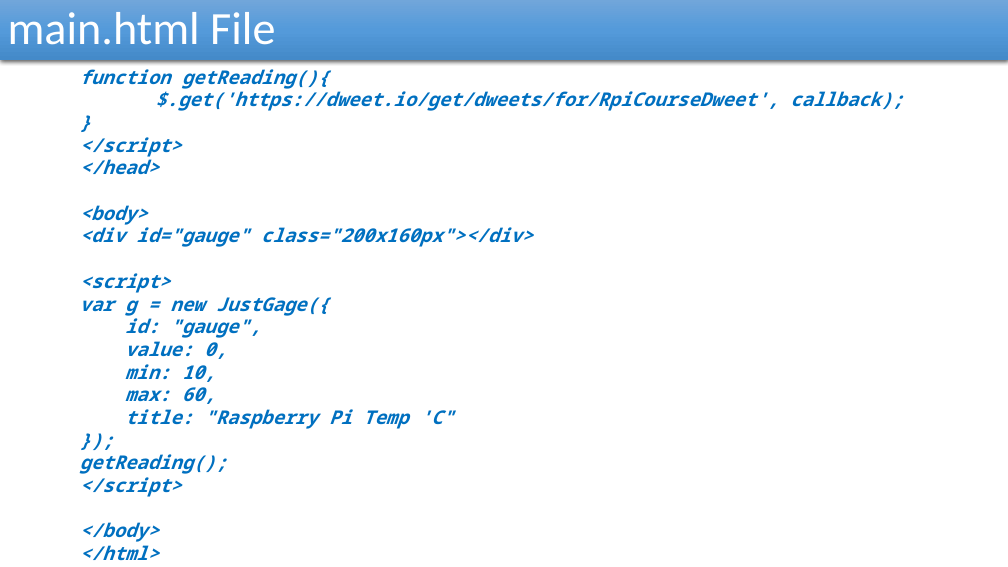
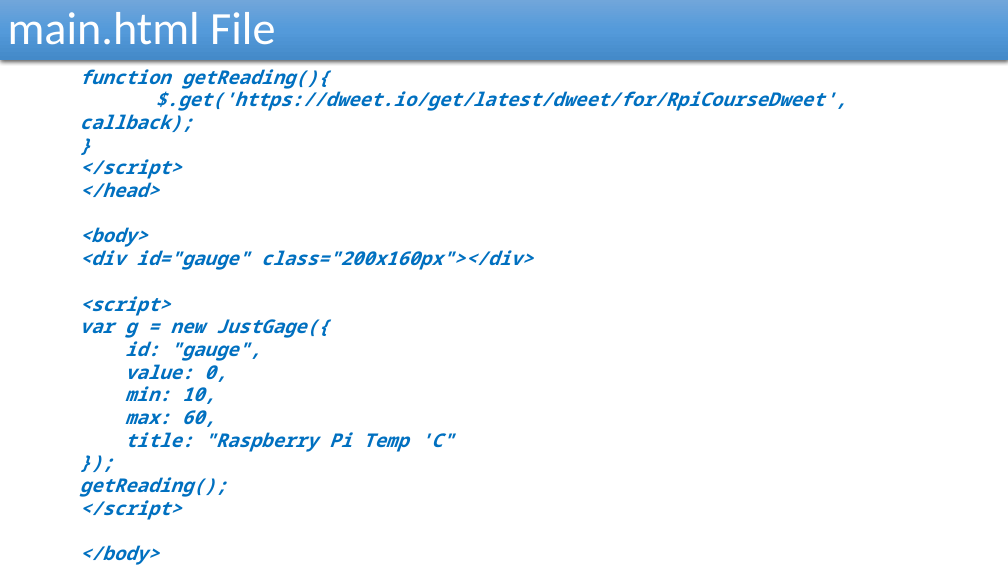
Before and after one commit to reza-arjmandi/rpi-course, a slide deck: slide 13 of session6/presentation/Internet Of Things.pptx. Drawn at 1008x567 pixels with LibreOffice and Linux fonts; fonts in the diff are those of the drawing. Boxes give left, top, right and bottom in pixels: in the first picture for what was removed or moved away, otherwise in the second. Text is boxed around its words. In the diff, an @@ line names an element or a change of style, - is before the commit and + after.

```diff
--- a/session6/presentation/Internet Of Things.pptx
+++ b/session6/presentation/Internet Of Things.pptx
@@ text at (x1=80, y1=88, x2=847, y2=132): text changed @@
-  $.get('https://dweet.io/get/dweets/for/RpiCourseDweet', callback);
+  $.get('https://dweet.io/get/latest/dweet/for/RpiCourseDweet', callback);
```
Also in this commit, not shown: 1 other file.
